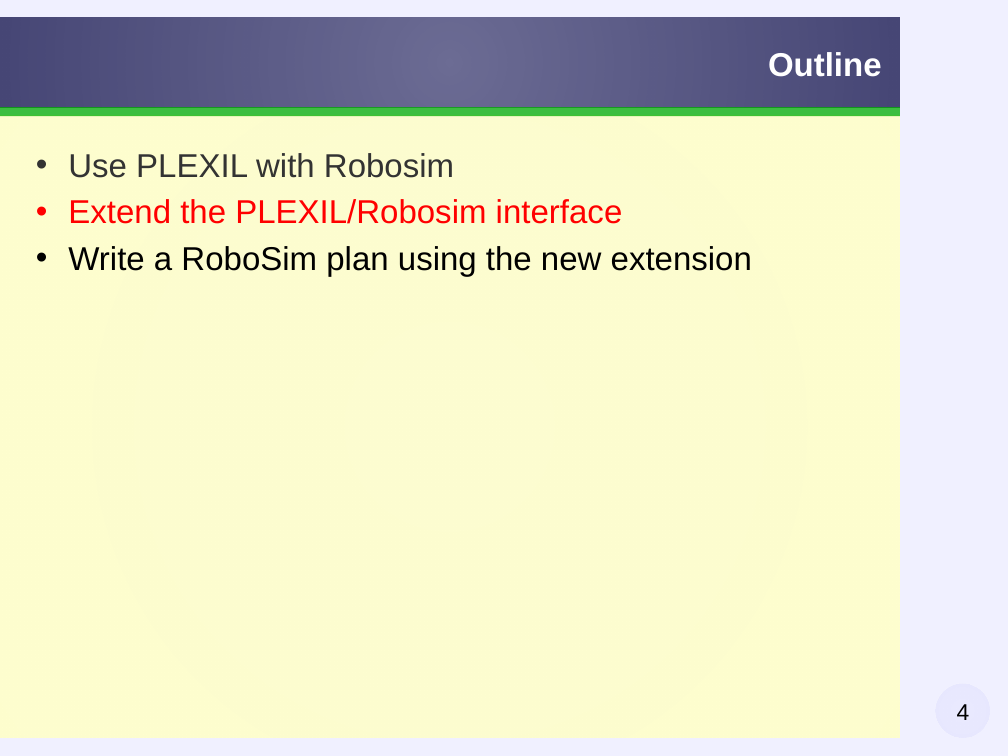
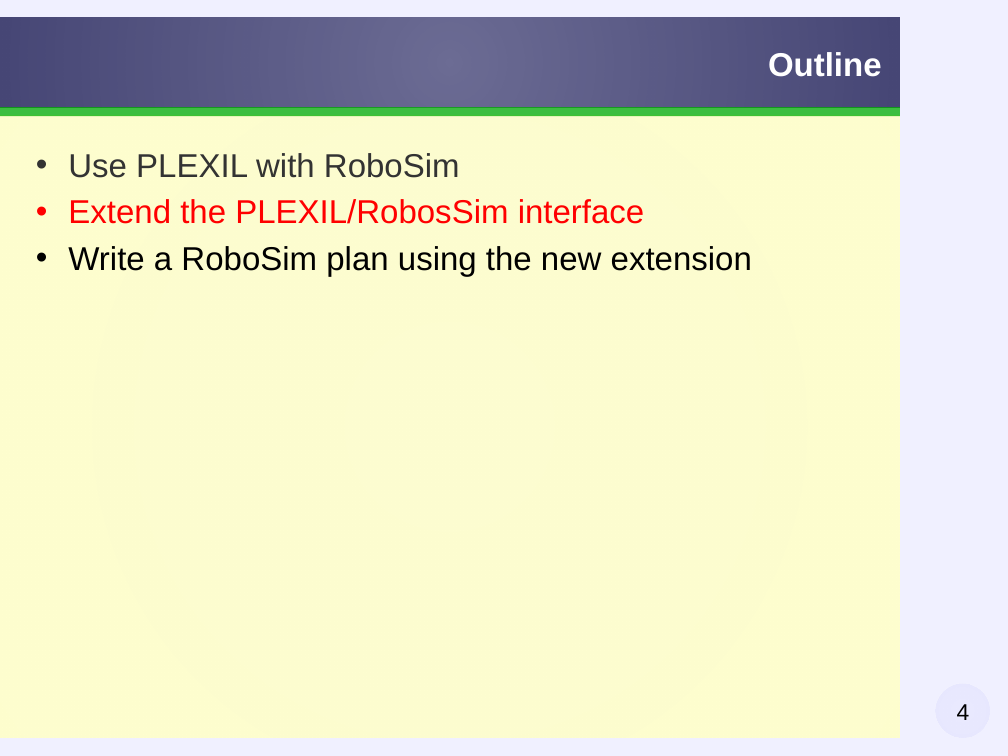
Before and after one commit to plexil-group/plexil, a slide deck: slide 4 of workshop/slides/plexil-workshop-exercise2.odp. Drawn at 1008x756 pixels with LibreOffice and Linux fonts; fonts in the diff are those of the drawing; background and template pictures are left out. Boxes give left, top, right and bottom in pixels: in the first picture for what was removed or moved away, otherwise in the second. Text is boxed around its words. In the diff, an @@ line names an element or a change of style, - is before the commit and + after.

Commit message:
revised for Plexil 1.5

```diff
--- a/workshop/slides/plexil-workshop-exercise2.odp
+++ b/workshop/slides/plexil-workshop-exercise2.odp
@@ text at [68,153,645,224]: text changed @@
-• Use PLEXIL with Robosim
-• Extend the PLEXIL/Robosim interface
+• Use PLEXIL with RoboSim
+• Extend the PLEXIL/RobosSim interface
```
Also in this commit, not shown: 4 other slides changed, 1 other file.
